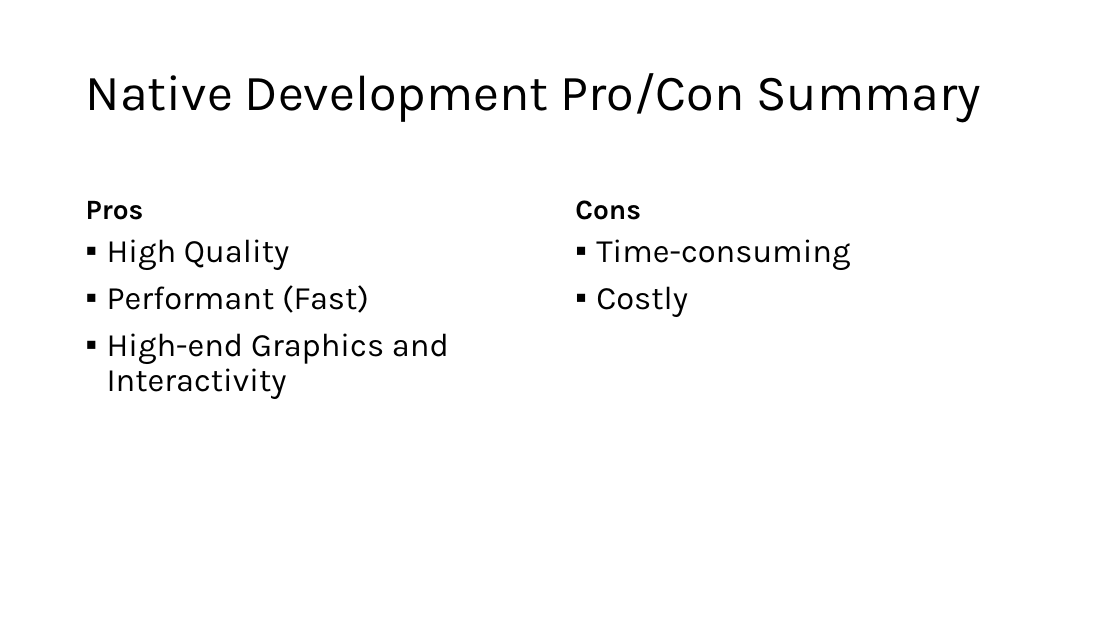
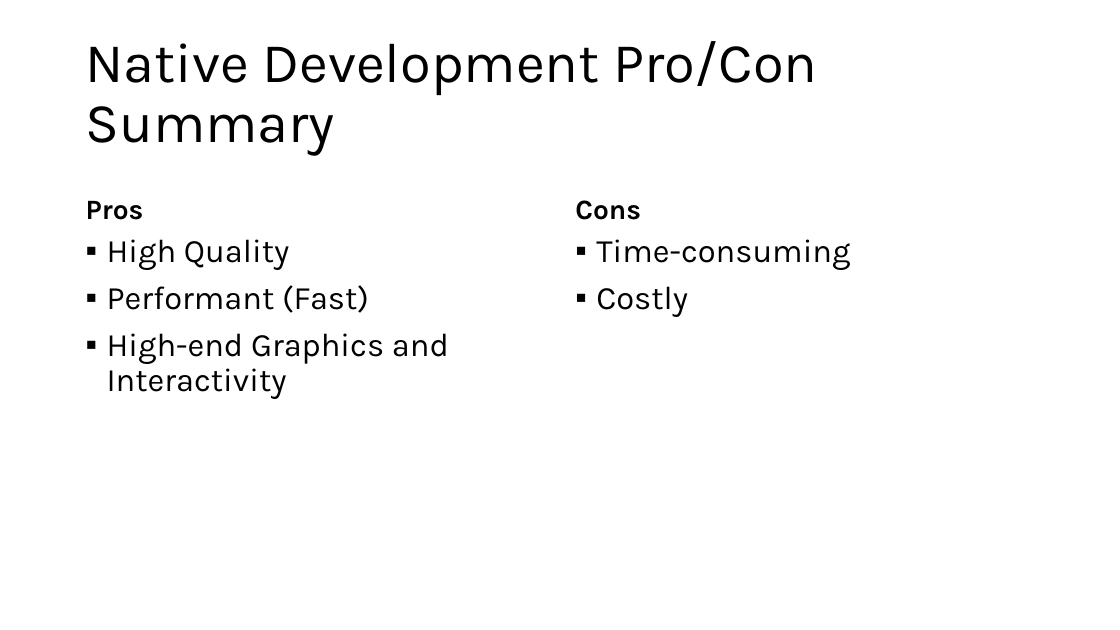
Before and after one commit to microsoft/AcademicContent, a slide deck: slide 14 of Complimentary Course Content/Module3/Lessons/Module3_Lesson01 Mobile Development Survey.pptx. Drawn at 1120x630 pixels with LibreOffice and Linux fonts; fonts in the diff are those of the drawing. Boxes give left, top, right and bottom in pixels: in the first picture for what was removed or moved away, otherwise in the second. Text is boxed around its words. In the diff, an @@ line names an element or a change of style, - is before the commit and + after.

```diff
--- a/Complimentary Course Content/Module3/Lessons/Module3_Lesson01 Mobile Development Survey.pptx
+++ b/Complimentary Course Content/Module3/Lessons/Module3_Lesson01 Mobile Development Survey.pptx
@@ title "Native Development Pro/Con Summary" at (86, 41, 818, 156): size 43.2 to 48 pt @@
```
Also in this commit, not shown: 1 slide added, 6 other files.
